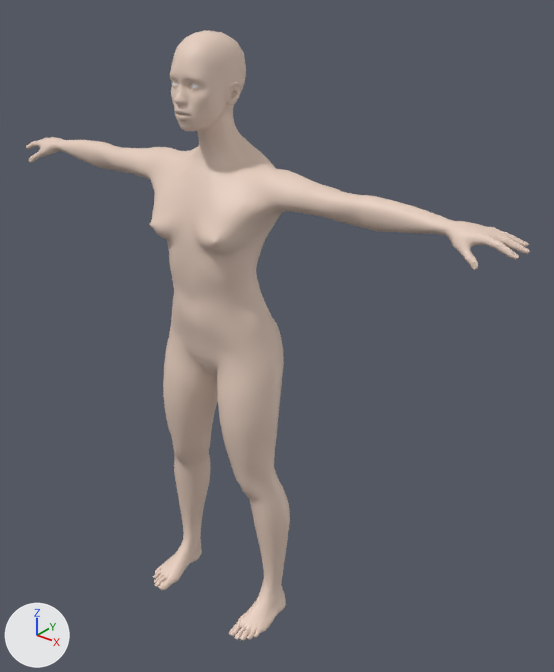
The Blender file Art/Characters/Base/BaseBody_Female.blend, before and after one commit.
Rendered twice from a 50 mm camera at (1.243, -1.355, 1.726) aimed at (0.107, 0.064, 0.846). Every picture has the same lights, and +X, +Y and +Z are marked at lower left. The older version comes first.

The first picture shows 'SK_BaseBody_Female'.
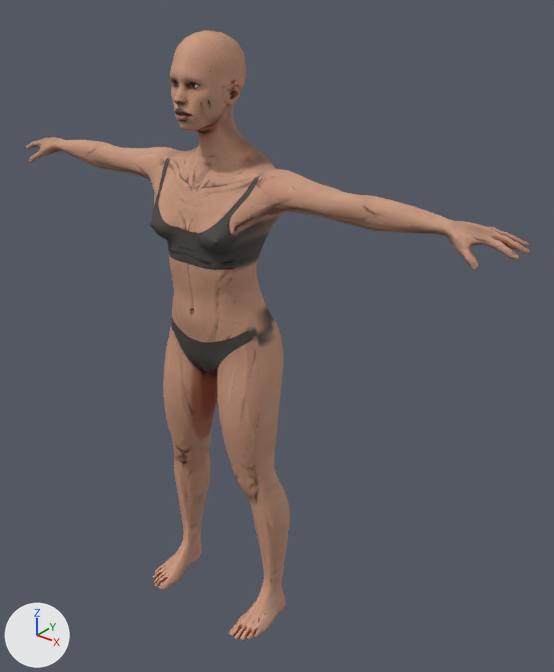
Scene script edits in JSON lines:
```json
{"op": "add", "block": "img_t_body_female_basecolor_drawn_png", "code": ["img_t_body_female_basecolor_drawn_png = load_image('T_Body_Female_BaseColor_Drawn.png', 'Textures/T_Body_Female_BaseColor_Drawn.png', 2048, 2048, 'sRGB')"]}
{"op": "remove", "block": "mat_m_skin", "code": "mat_m_skin.base_color = (0.8, 0.62, 0.52)  # beige #e7cebf"}
{"op": "add", "block": "mat_m_skin", "code": "mat_m_skin.texture = img_t_body_female_basecolor_drawn_png"}
{"op": "set", "path": "mat_m_skin.roughness", "old": "0.5", "new": "0.75"}
```

Where the change shows, as pixel boxes (x1, y1, x2, y2) in the pictures (554 x 672 px):
```json
{"object": "SK_BaseBody_Female", "change": "surface changed", "before": [26, 31, 530, 641], "after": [26, 31, 530, 641], "on screen": "darker"}
```
